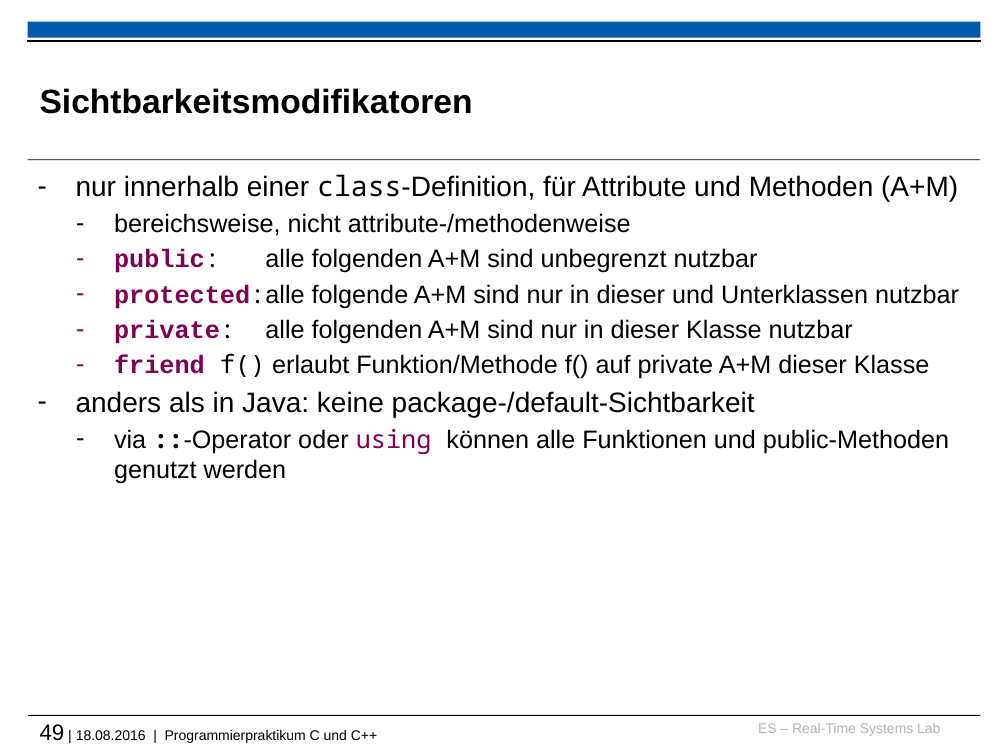
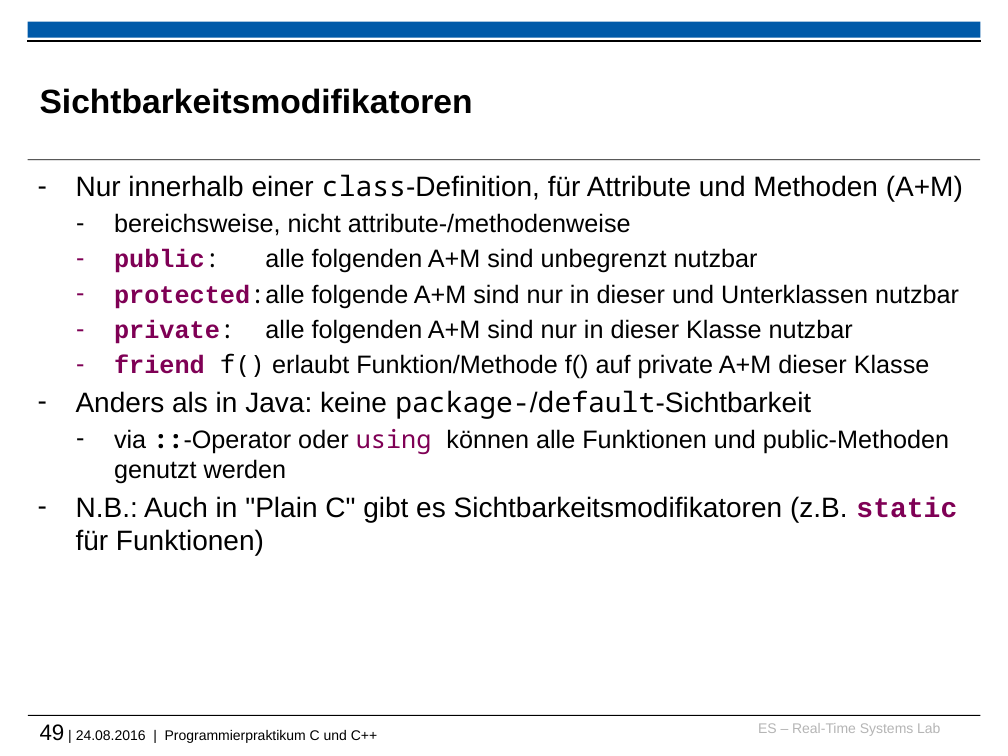
Before and after one commit to h82k/tud-cppp, a slide deck: slide 49 of cppp_lecture.pptx. Drawn at 1008x756 pixels with LibreOffice and Linux fonts; fonts in the diff are those of the drawing; background and template pictures are left out. Boxes give left, top, right and bottom in pixels: in the first picture for what was removed or moved away, otherwise in the second. Text is boxed around its words. In the diff, an @@ line names an element or a change of style, - is before the commit and + after.

```diff
--- a/cppp_lecture.pptx
+++ b/cppp_lecture.pptx
@@ text at <box>76,174,963,201</box>: text changed @@
-– nur innerhalb einer class-Definition, für Attribute und Methoden (A+M)
+– Nur innerhalb einer class-Definition, für Attribute und Methoden (A+M)
@@ text at <box>76,391,755,417</box>: text changed @@
-– anders als in Java: keine package-/default-Sichtbarkeit
+– Anders als in Java: keine package-/default-Sichtbarkeit
@@ text at <box>76,496,957,555</box>: paragraph added @@
+– N.B.: Auch in "Plain C" gibt es Sichtbarkeitsmodifikatoren (z.B. static für Funktionen)
@@ text at <box>40,724,377,743</box>: text changed @@
-49 | 18.08.2016 | Programmierpraktikum C und C++
+49 | 24.08.2016 | Programmierpraktikum C und C++
```
Also in this commit, not shown: 11 other slides changed, 1 other file.
